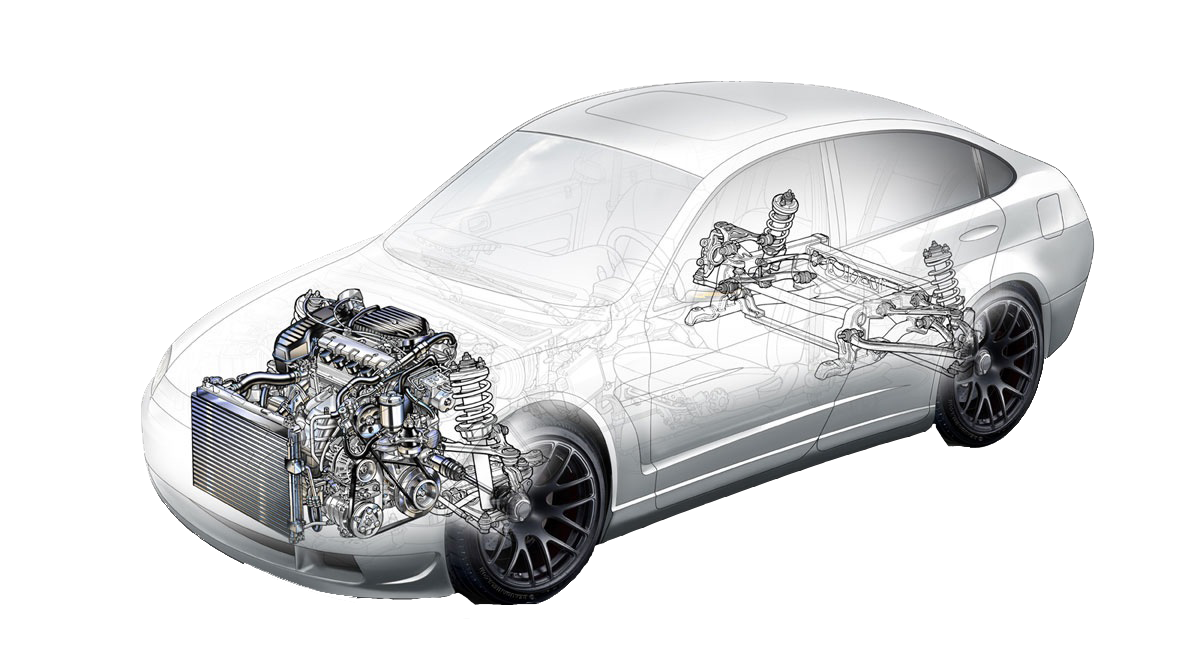
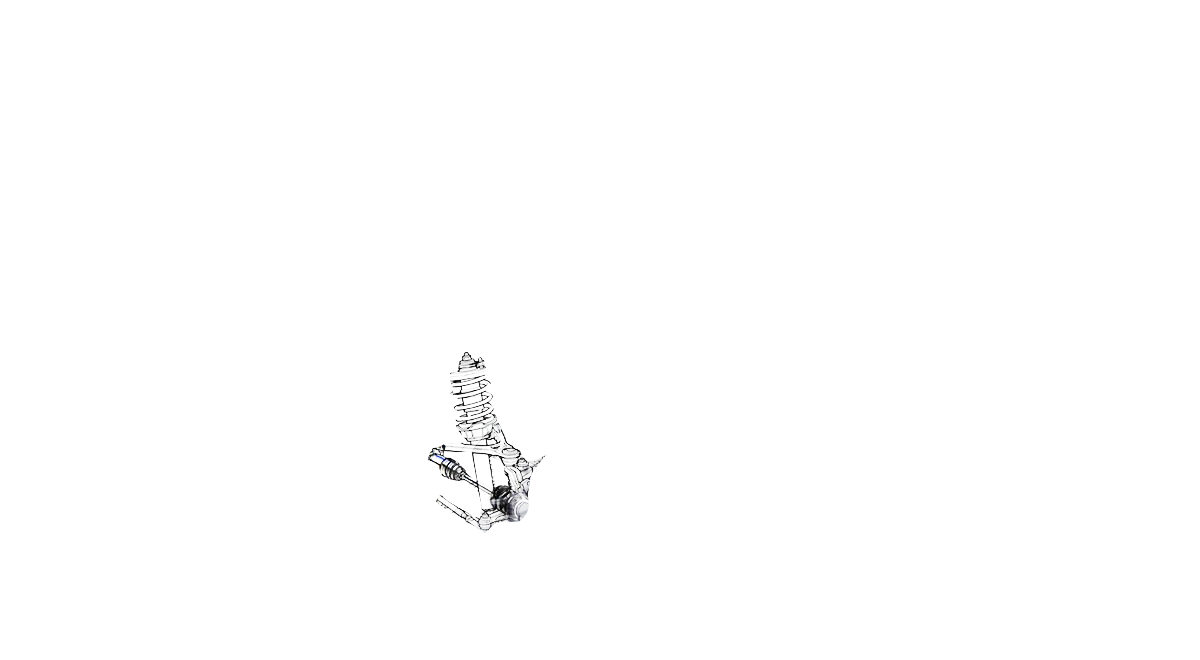
Layered file, before and after one edit (1200×660). Changes by layer:
added layer "Layer 3" above "Layer 0" over [427, 351, 547, 533]
hid "Layer 0" over [141, 81, 1095, 619]
